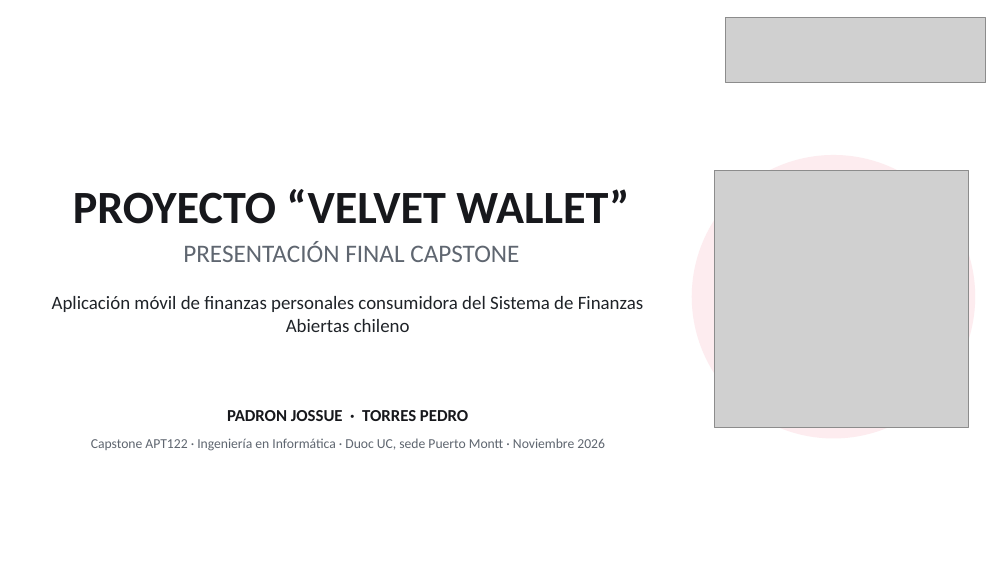
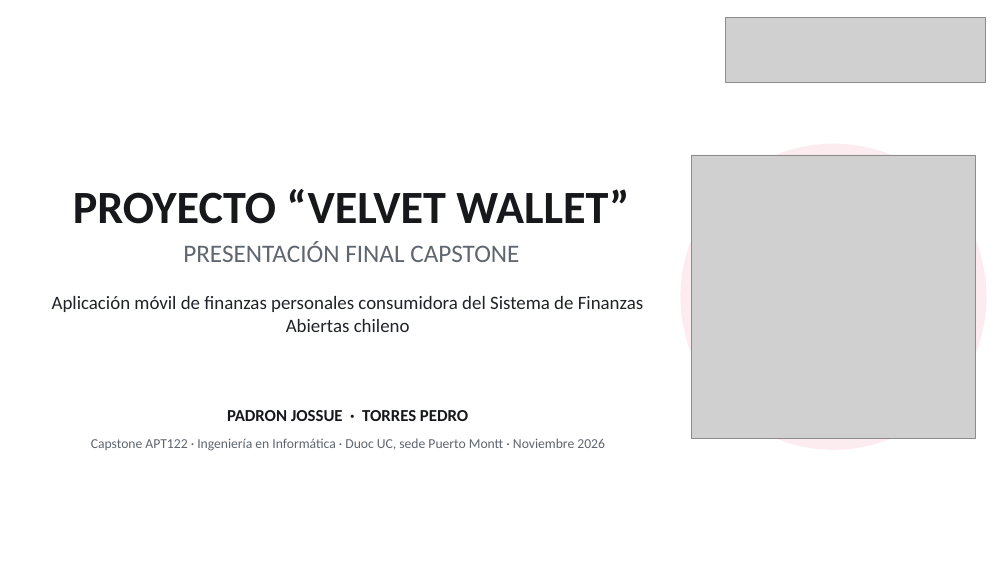
Before and after one commit to JossPa/VelvetWallet, a slide deck: slide 1 of Fase 3/Evidencias_Grupales/Presentación Final del proyecto (Español).pptx. Drawn at 1008x567 pixels with LibreOffice and Linux fonts; fonts in the diff are those of the drawing; grey boxes stand for pictures. Boxes give left, top, right and bottom in pixels: in the first picture for what was removed or moved away, otherwise in the second. Text is boxed around its words. In the diff, an @@ line names an element or a change of style, - is before the commit and + after.

```diff
--- a/Fase 3/Evidencias_Grupales/Presentación Final del proyecto (Español).pptx
+++ b/Fase 3/Evidencias_Grupales/Presentación Final del proyecto (Español).pptx
@@ ellipse: place and size @@
-ellipse at (692, 155, 975, 439)
+ellipse at (681, 144, 987, 450)
@@ picture: place and size @@
-picture at (715, 170, 969, 427)
+picture at (692, 155, 975, 439)
```
Also in this commit, not shown: 3 other slides changed.
